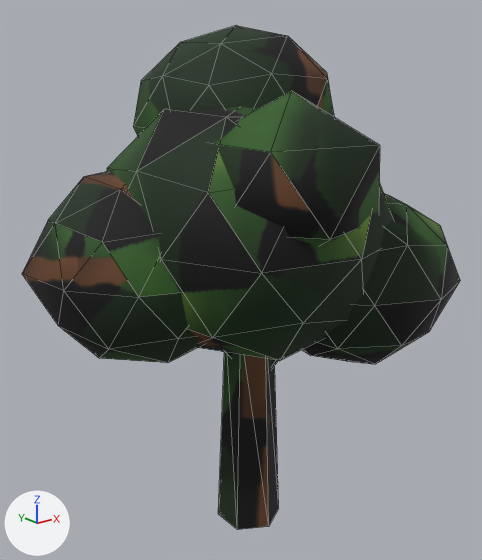
The glTF model game/assets/models/tree_round.glb: old version first, new version second.
Both versions are drawn from a 50 mm lens placed at (-0.426, -0.518, 0.494), pointed at (-0.008, 0.004, 0.285). Every picture has the same lights, and +X, +Y and +Z are marked at lower left. The picture after the commit comes second. Mesh edges are drawn as thin lines. Vertices at exactly the same position are counted once.

Objects in the first picture: 'tree_round'.
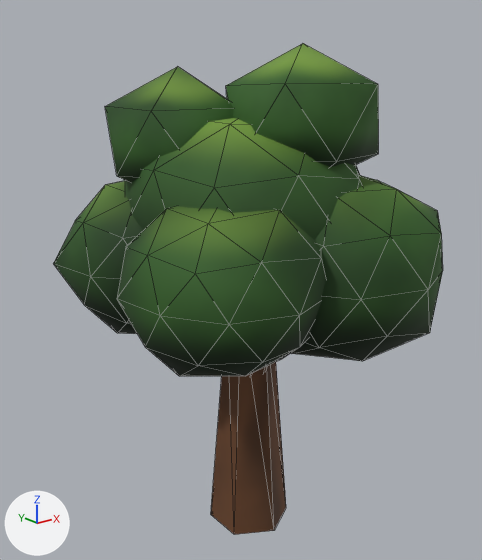
The change, as a list of edits to the scene's bpy script:
```text
Change me_tree_round:
    used by ob_tree_round; location = (0.0, 0.0, 0.12)
    remove me_tree_round.from_pydata(...)  # 212 vertices, 392 faces; spans x -0.208..0.196, y -0.173..0.179, z -0.12..0.419
    add me_tree_round.from_pydata(...)  # 276 vertices, 508 faces; spans x -0.17..0.16, y -0.187..0.167, z -0.13..0.389
    me_tree_round part 1: a new loose piece, a 6-sided cut cone along z (radius 0.045 at the low end, 0.024 at the high end) spanning x -0.039..0.039, y -0.045..0.045, z -0.13..0.13, in mat_baked (picture img_bake)
    me_tree_round part 2: the loose piece of 42 vertices spanning x -0.013..0.196, y -0.173..0.044, z 0.068..0.268 is scaled about its middle by (0.875, 0.875, 0.855), then moved by (-0.023, 0.134, -0.008)
    me_tree_round part 3: the loose piece of 42 vertices spanning x -0.208..0.016, y -0.066..0.163, z 0.087..0.289 is scaled about its middle by (0.866, 0.866, 0.848), then moved by (0.024, 0.019, -0.01)
    me_tree_round part 4: the loose piece of 42 vertices spanning x -0.141..0.15, y -0.151..0.15, z 0.093..0.348 is rebuilt with 42 vertices and now spans x -0.122..0.132, y -0.131..0.13, z 0.113..0.328
    me_tree_round part 5: a new loose piece of 42 vertices spanning x -0.169..0.019, y -0.154..0.049, z 0.094..0.263, in mat_baked (picture img_bake)
    me_tree_round part 6: a new loose piece of 42 vertices spanning x -0.059..0.16, y -0.187..0.044, z 0.091..0.274, in mat_baked (picture img_bake)
    me_tree_round part 7
    66 vertices are removed from x -0.101..0.136, y -0.159..0.179, z -0.12..0.419
    120 faces are deleted
    34 vertices are added at x -0.122..0.102, y -0.113..0.116, z 0.033..0.389
    56 new faces join them
    other edits to the shape of me_tree_round do not show in these pictures
Change ob_tree_round:
    ob_tree_round.location: (0.0, 0.0, 0.12) -> (0.0, 0.0, 0.13)
```

Where the change shows, as pixel boxes (x1, y1, x2, y2) in the pictures (482 x 560 px; the box of a moved part takes in the faces that stretch with it):
'tree_round', reshaped, moved (11% narrower): before (22, 26, 460, 530); after (53, 44, 443, 535)
part 1 of me_tree_round, added (brown): after (211, 362, 286, 535)
part 2 of me_tree_round, moved or reshaped (not visible afterwards): before (302, 193, 460, 364)
part 3 of me_tree_round, moved or reshaped: before (22, 171, 202, 363); after (53, 181, 143, 334)
part 4 of me_tree_round, rebuilt: before (107, 107, 393, 361); after (125, 118, 362, 240)
part 5 of me_tree_round, added (green): after (117, 206, 326, 376)
part 6 of me_tree_round, added (green): after (291, 175, 443, 361)
part 7 of me_tree_round, reshaped: before (133, 26, 380, 530); after (105, 44, 379, 377)
